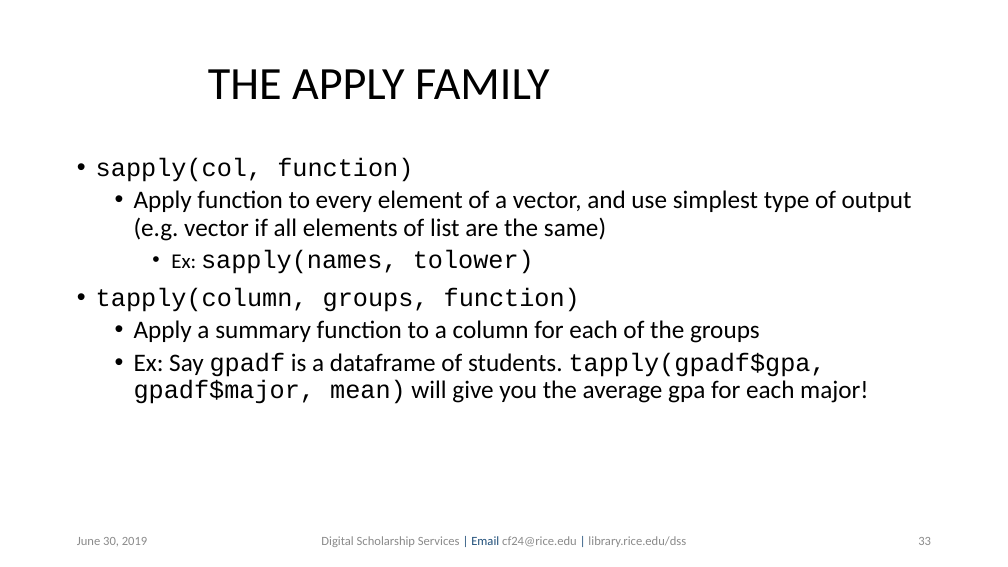
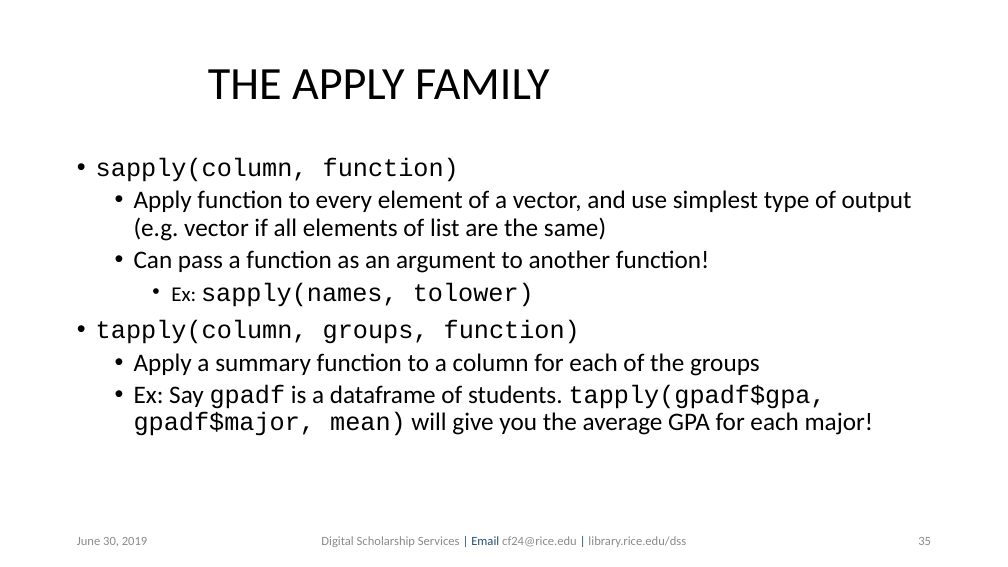
Before and after one commit to bakitybacon/rice-data-and-donuts, a slide deck: slide 35 of introR/Introduction to R.pptx (slide 33 before the commit). Drawn at 1008x567 pixels with LibreOffice and Linux fonts; fonts in the diff are those of the drawing; background and template pictures are left out. Boxes give left, top, right and bottom in pixels: in the first picture for what was removed or moved away, otherwise in the second. Text is boxed around its words. In the diff, an @@ line names an element or a change of style, - is before the commit and + after.

Commit message:
updated powerpoint

```diff
--- a/introR/Introduction to R.pptx
+++ b/introR/Introduction to R.pptx
@@ text at (96, 158, 459, 182): text changed @@
-• sapply(col, function)
+• sapply(column, function)
@@ text at (134, 250, 710, 273): paragraph added @@
+  • Can pass a function as an argument to another function!
@@ text at (134, 385, 873, 436): text changed @@
-  • Ex: Say gpadf is a dataframe of students. tapply(gpadf$gpa, gpadf$major, mean) will give you the average gpa for each major!
+  • Ex: Say gpadf is a dataframe of students. tapply(gpadf$gpa, gpadf$major, mean) will give you the average GPA for each major!
```
Also in this commit, not shown: 10 other slides changed, 2 slides added.
